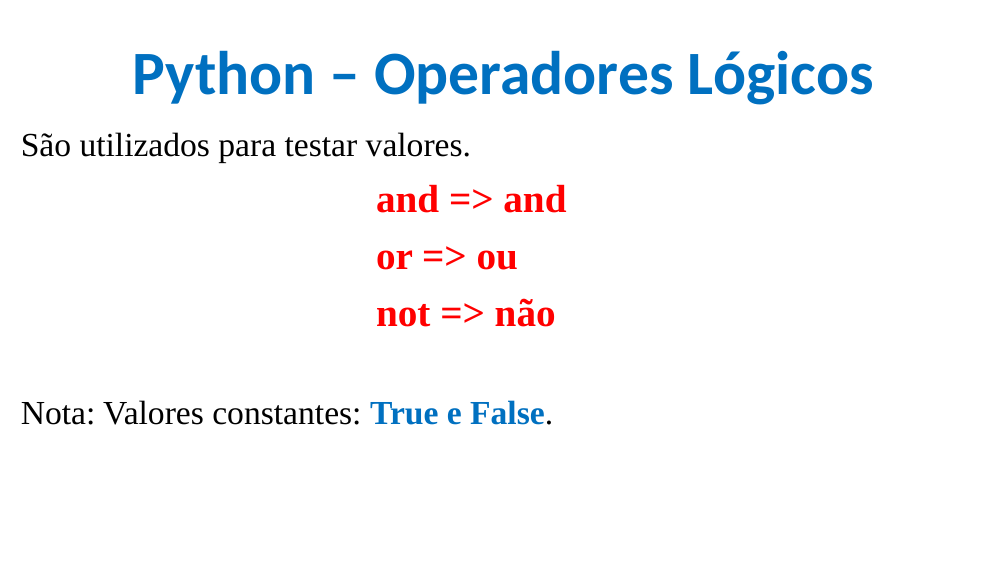
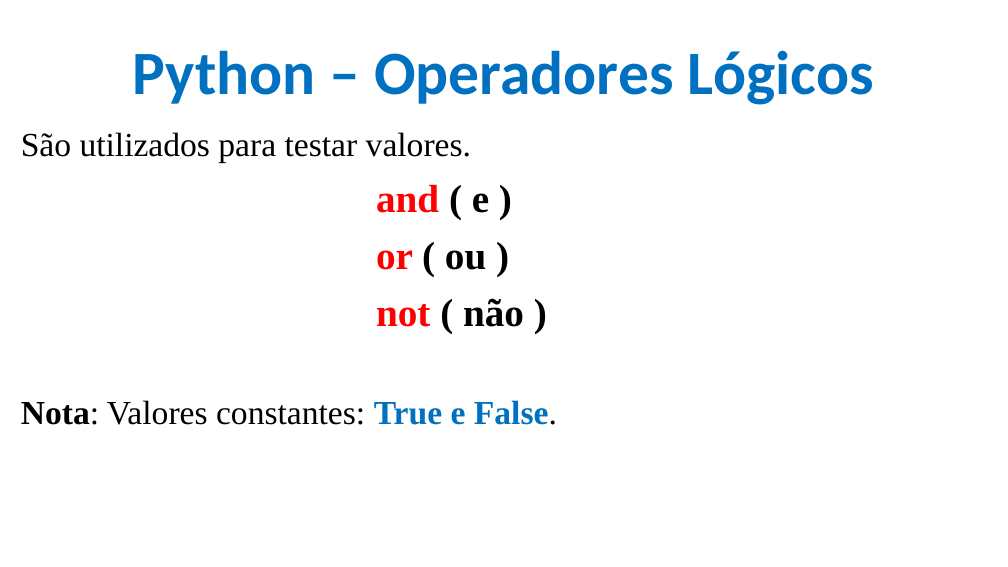
Before and after one commit to CloudEducationBrazil/WydenPythonParadigmas, a slide deck: slide 21 of 01 Classes/Aula 02 Programação Python - Variáveis e Expressões.pptx (slide 20 before the commit). Drawn at 1008x567 pixels with LibreOffice and Linux fonts; fonts in the diff are those of the drawing; background and template pictures are left out. Boxes give left, top, right and bottom in pixels: in the first picture for what was removed or moved away, otherwise in the second. Text is boxed around its words. In the diff, an @@ line names an element or a change of style, - is before the commit and + after.

Commit message:
PPTs Aulas 2 e 7 Python

```diff
--- a/01 Classes/Aula 02 Programação Python - Variáveis e Expressões.pptx
+++ b/01 Classes/Aula 02 Programação Python - Variáveis e Expressões.pptx
@@ text at box(376, 184, 524, 327): text changed; text colour #FF0000 to #000000 @@
-              and => and
-              or => ou
-              not => não
+              and ( e )
+              or ( ou )
+              not ( não )
@@ text at box(21, 400, 557, 425): bold on in "Nota:" @@
```
Also in this commit, not shown: 7 other slides changed, 8 slides added, 1 other file.
